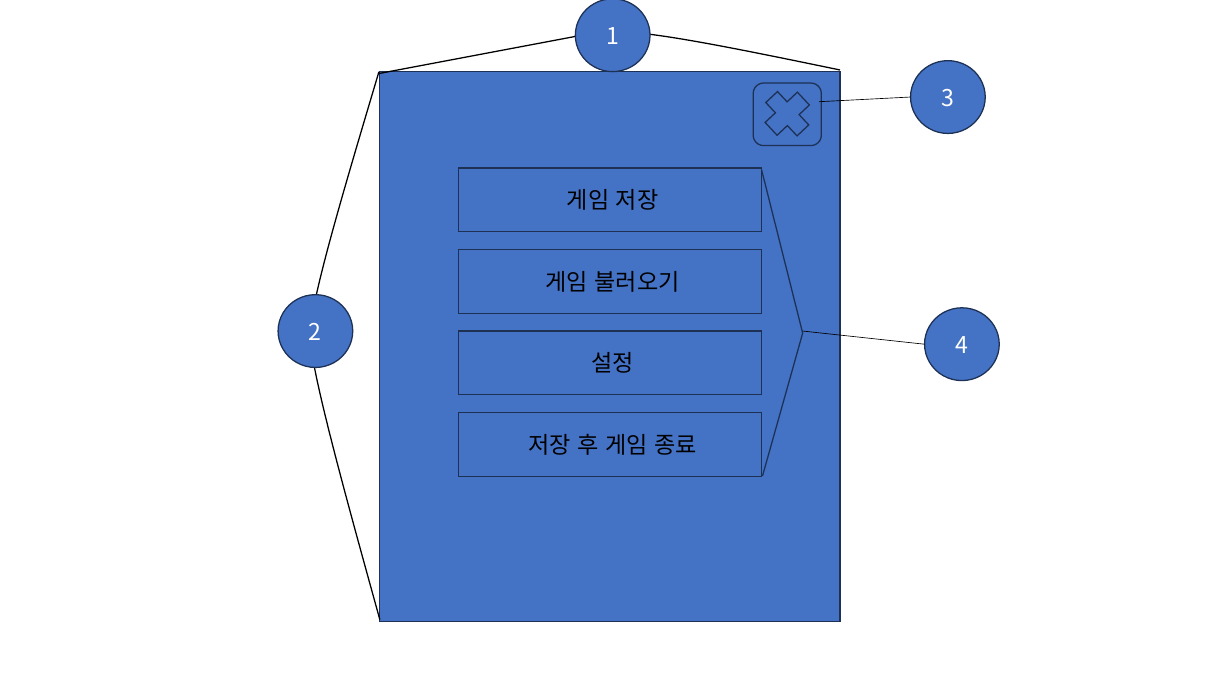
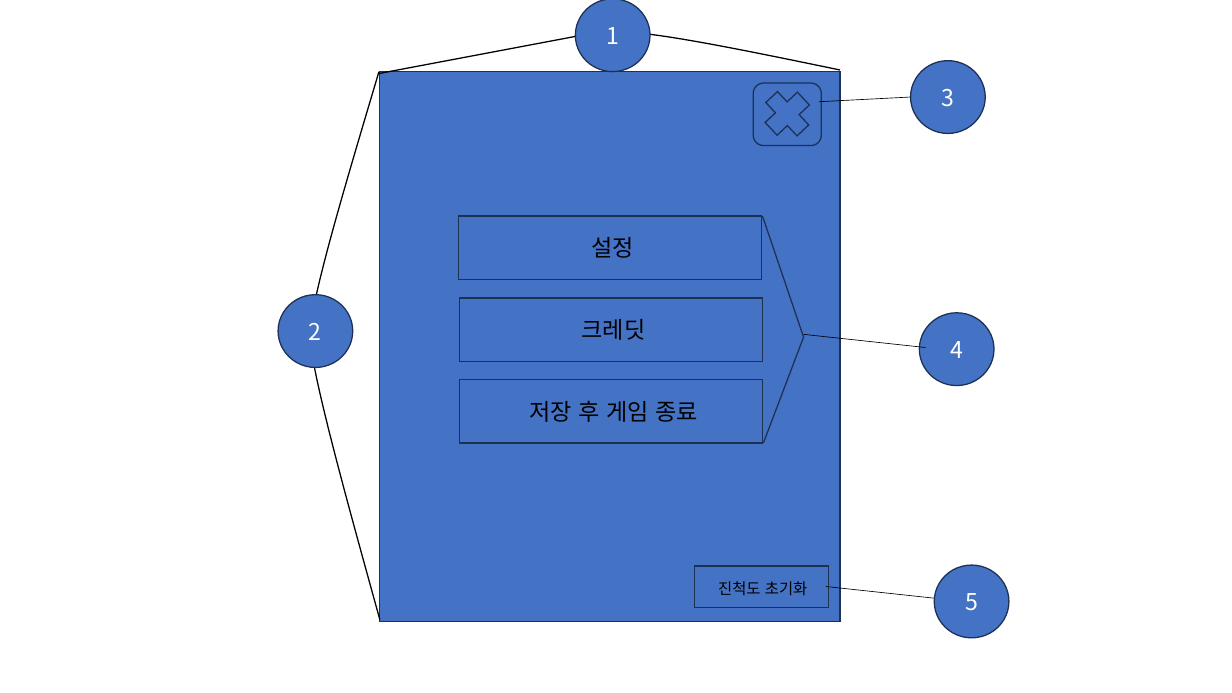
Before and after one commit to FChaGD/Project-is-FCha-Document, a slide deck: slide 1 of 시스템 기획/아웃배틀 옵션/자료/메뉴 팝업.pptx. Drawn at 1232x693 pixels with LibreOffice and Linux fonts; fonts in the diff are those of the drawing. Boxes give left, top, right and bottom in pixels: in the first picture for what was removed or moved away, otherwise in the second. Text is boxed around its words. In the diff, an @@ line names an element or a change of style, - is before the commit and + after.

Commit message:
20251027 차경환
설정 기획 마무리

```diff
--- a/시스템 기획/아웃배틀 옵션/자료/메뉴 팝업.pptx
+++ b/시스템 기획/아웃배틀 옵션/자료/메뉴 팝업.pptx
@@ text removed at <box>567,189,659,210</box> @@
-게임 저장
@@ rectangle: place and size @@
-rectangle at <box>458,168,762,232</box>
+rectangle at <box>458,216,762,280</box>
@@ text "설정": place and size @@
-text "설정" at <box>591,352,634,373</box>
+text "설정" at <box>591,237,634,258</box>
@@ freeform shape: place and size @@
-freeform shape at <box>762,170,802,476</box>
+freeform shape at <box>762,216,803,443</box>
@@ 2 rectangles, 1 text: place and size @@
-2 rectangles, 1 text at <box>458,331,762,477</box>
+2 rectangles, 1 text at <box>459,298,762,444</box>
@@ text added at <box>582,319,646,340</box>, 18 pt, text #000000 @@
+크레딧
@@ ellipse "4": place and size @@
-ellipse "4" at <box>925,308,1000,381</box>
+ellipse "4" at <box>920,313,994,386</box>
@@ line moved from (803, 331) - (925, 345) to (804, 335) - (926, 348) @@
@@ rectangle: place and size @@
-rectangle at <box>458,250,762,313</box>
+rectangle at <box>695,566,829,607</box>
@@ ellipse added at <box>934,566,1009,639</box>, fill #4472C4, outline #1E3256 1 pt, 18 pt, text #FFFFFF @@
+5
@@ text at <box>718,581,807,595</box>: text changed; size 18 to 12 pt @@
-게임 불러오기
+진척도 초기화
@@ line added from (826, 587) to (948, 600), #000000 0.5 pt @@
```
Also in this commit, not shown: 1 other slide changed, 10 other files.
